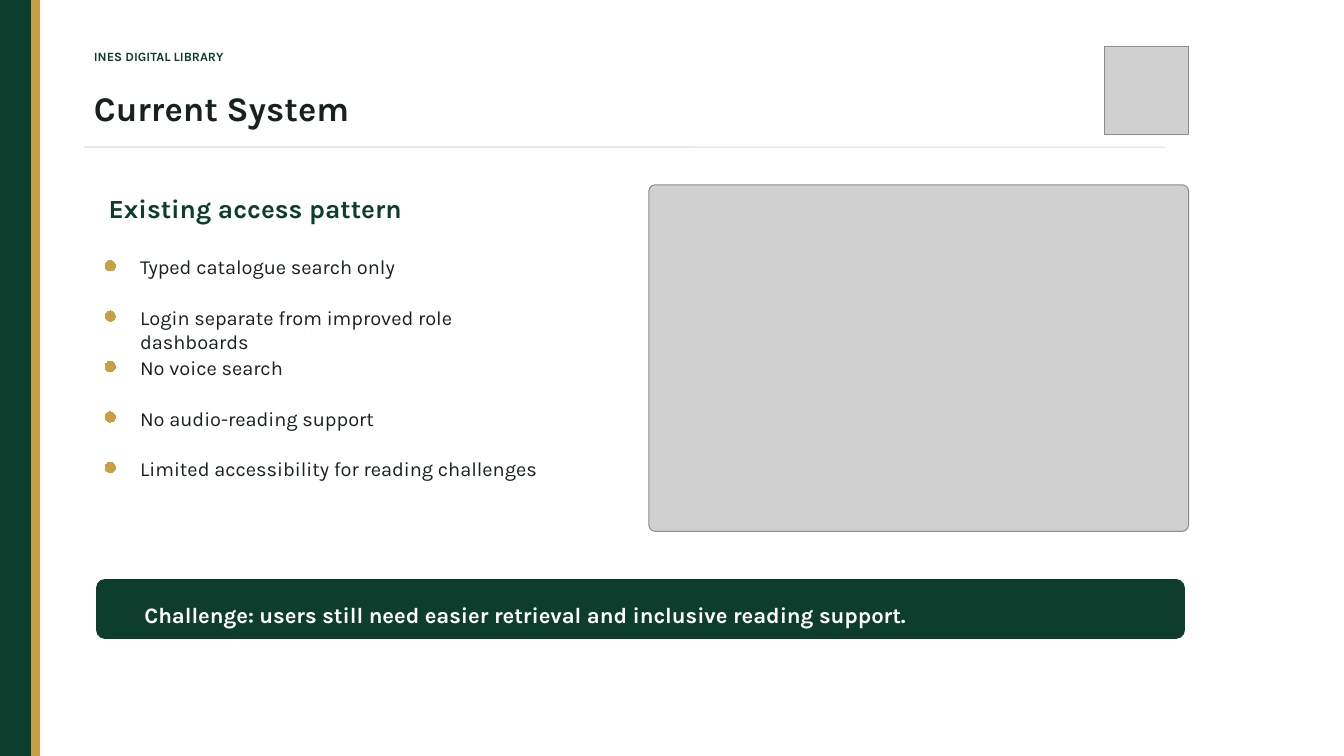
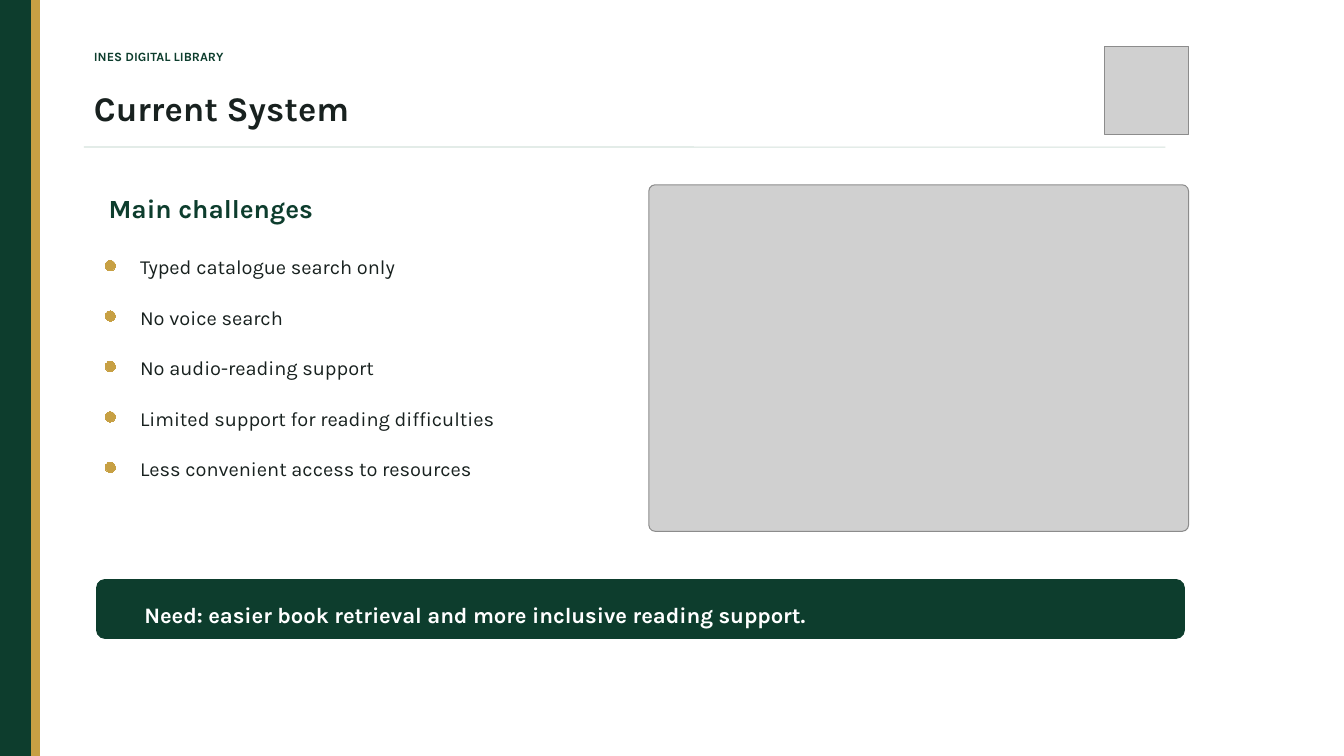
Before and after one commit to L1o2u3a4n3g2e1/ines-intelligent-library, a slide deck: slide 3 of docs/INES Digital library.pptx (slide 2 before the commit). Drawn at 1344x756 pixels with LibreOffice and Linux fonts; fonts in the diff are those of the drawing; grey boxes stand for pictures. Boxes give left, top, right and bottom in pixels: in the first picture for what was removed or moved away, otherwise in the second. Text is boxed around its words. In the diff, an @@ line names an element or a change of style, - is before the commit and + after.

```diff
--- a/docs/INES Digital library.pptx
+++ b/docs/INES Digital library.pptx
@@ text at [109,199,313,224]: text changed @@
-Existing access pattern
+Main challenges
@@ text "No voice search": place and size @@
-text "No voice search" at [140,361,283,376]
+text "No voice search" at [140,311,283,326]
@@ text removed at [140,311,452,350] @@
-Login separate from improved role dashboards
@@ text "No audio-reading support": place and size @@
-text "No audio-reading support" at [140,412,374,431]
+text "No audio-reading support" at [140,361,374,380]
@@ text added at [140,412,495,431], 14.2 pt, text #18211F @@
+Limited support for reading difficulties
@@ text at [140,462,471,477]: text changed @@
-Limited accessibility for reading challenges
+Less convenient access to resources
@@ text at [144,607,806,629]: text changed @@
-Challenge: users still need easier retrieval and inclusive reading support.
+Need: easier book retrieval and more inclusive reading support.
```
Also in this commit, not shown: 2 other slides changed, 2 slides added, 2 slides removed.
